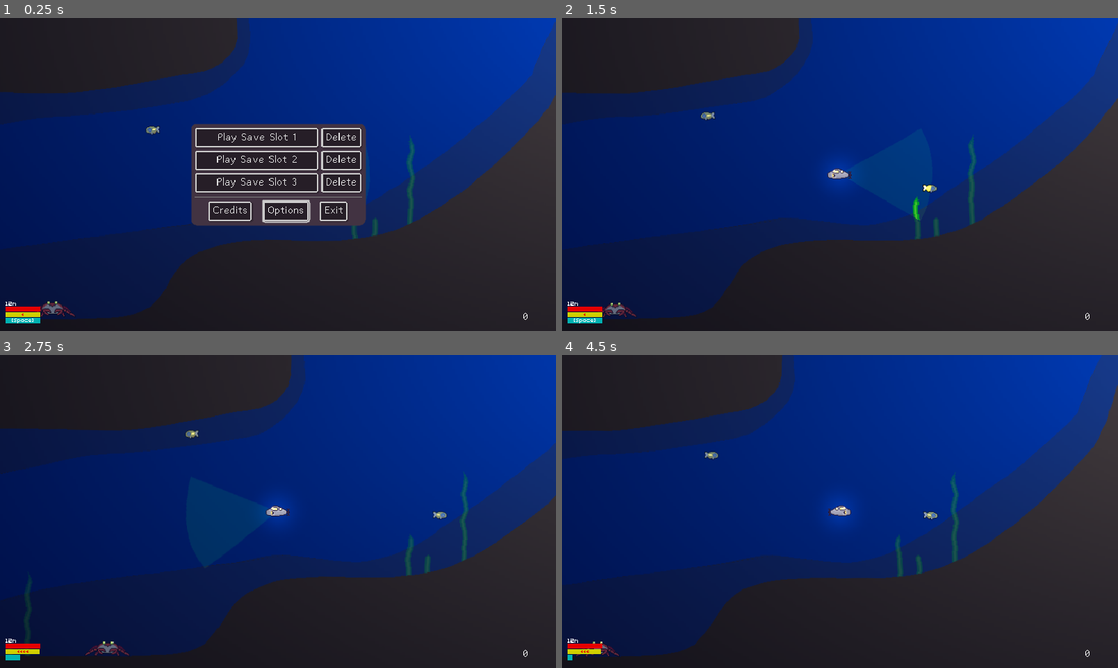
Above: before the commit, frames 1-4 (two rows, left to right).
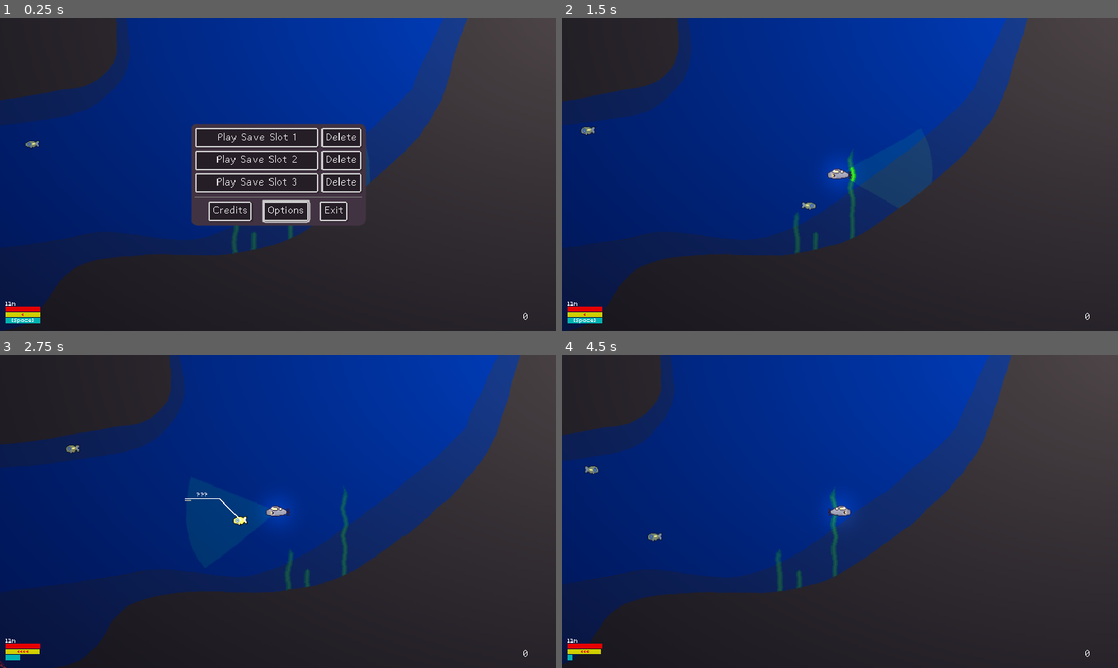
Above: after the commit, the same moments.

Repository: lupuchard/spooky-jam-submarine
Game: Godot game, scene res://Scene/Main.tscn
Two runs of this game, one before a commit and one after it. Both use one fixed random seed, a clock stepped at 60 frames per second and the inputs below.
Inputs (mouse positions are in pixels of both pictures, inside the frame that each line leads up to):
- Up to frame 1 (0.25 s): no input
- Up to frame 2 (1.5 s): move the mouse to (962, 158) at 0.52 s; hold Right (right) 0.53-1.25 s; hold Up (ascend) 0.53-1.25 s; click (962, 158) at 0.67 s; click "Play Save Slot 1" at 1.25 s
- Up to frame 3 (2.75 s): move the mouse to (166, 527) at 2.02 s; hold Left (left) from 2.03 s (still down); tap Space (dash) at 2.1 s
- Up to frame 4 (4.5 s): move the mouse to (895, 442) at 2.77 s; release Left (left) at 2.78 s; hold Right mouse button (toggle_light) 2.78-3.53 s; hold Right (right) 2.78-4.28 s; move the mouse to (812, 574) at 3.52 s; tap Up (ascend) at 3.6 s; click (812, 574) at 3.67 s; move the mouse to (1006, 558) at 4.27 s; hold Left (left) from 4.28 s (still down); hold Space (dash) from 4.28 s (still down)

The runs differ from the first frame. In frame 1, 24% of the frame differs, in the area x 0-100%, y 0-100%; in frame 2, 26%; in frame 3, 23%; in frame 4, 26%, in the area x 0-100%, y 0-99%.

Commit message:
Squid boss

Diff:
--- a/Fish/FishBehavior/SquidBehavior.gd
+++ b/Fish/FishBehavior/SquidBehavior.gd
@@ -1 +1,7 @@
 extends FishBehaviorBase
+
+func _init():
+
+
+func _behave(delta: float):
+	pass
--- /dev/null
+++ b/Fish/Pupil.gd
@@ -0,0 +1,6 @@
+extends Node2D
+
+var player: Player
+
+func _process(_delta: float):
+	look_at(player.global_position)
--- /dev/null
+++ b/Fish/Squid.gd
@@ -0,0 +1,77 @@
+extends Fish
+class_name Squid
+
+const PROJECTILE_COOLDOWN := 5.0
+const STRIKE_COOLDOWN := 8.2
+const PROJECTILE = preload("res://Fish/SquidProjectile.tscn")
+
+@export var engagement_range: float = 400.0
+
+@onready var striker := $Striker
+@onready var striker_indicator := $Striker/Indicator
+@onready var striker_arm := $Striker/Arm
+
+var projectile_cooldown: float = PROJECTILE_COOLDOWN
+var strike_cooldown: float = STRIKE_COOLDOWN
+var strike_timer := Timer.new()
+var striking := false
+
+func _ready():
+	%PupilOrigin.player = %Player
+	striker_arm.position.y = -10000
+
+	add_child(strike_timer)
+	strike_timer.one_shot = true
+	strike_timer.timeout.connect(func():
+		execute_strike()
+	)
+
+	super._ready()
+
+func _process(delta: float):
+	projectile_cooldown -= delta
+	strike_cooldown -= delta
+
+	if projectile_cooldown < 0.0:
+		shoot_projectile()
+		projectile_cooldown += PROJECTILE_COOLDOWN
+
+	if strike_cooldown < 0.0:
+		prepare_strike()
+		strike_cooldown += STRIKE_COOLDOWN
+
+	if striking:
+		Bubbler.spawn_bubbles(striker_arm.position, 1)
+
+	super._process(delta)
+
+func is_in_range():
+	return global_position.distance_squared_to(%Player.global_position) < pow(engagement_range, 2)
+
+func shoot_projectile():
+	var tween = create_tween()
+	tween.tween_interval(0.5)
+	tween.tween_callback(func():
+		var new_projectile: Node2D = PROJECTILE.instantiate()
+		add_child(new_projectile)
+		new_projectile.look_at(%Player.global_position)
+		Audio.play(preload("res://Assets/Sound/shot.mp3"), self, 0.0, 1.5)
+	)
+	tween.set_loops(3)
+
+func prepare_strike():
+	striker.position.x = randf_range(40.0, 160.0)
+	striker_indicator.visible = true
+	strike_timer.start(2.0)
+
+func execute_strike():
+	striking = true
+	striker_indicator.visible = false
+	striker_arm.position = Vector2(0, 600)
+	var tween = create_tween()
+	tween.tween_property(striker_arm, "position", Vector2(0, -600), 0.3)
+	tween.finished.connect(func():
+		striking = false
+		striker_arm.position.y = -10000
+	)
+	Audio.play(preload("res://Assets/Sound/woosh.mp3"), striker)
--- /dev/null
+++ b/Fish/Squid.tscn
@@ -0,0 +1,116 @@
+[gd_scene load_steps=17 format=3 uid="uid://0r6bklr4oem0"]
+
+[ext_resource type="Script" uid="uid://ca8xinrw31bjm" path="res://Fish/Squid.gd" id="1_3nm4y"]
+[ext_resource type="Texture2D" uid="uid://cbmuum05nftvc" path="res://Assets/Fish/Squid/Head.png" id="2_b1h7b"]
+[ext_resource type="Texture2D" uid="uid://6rkr16fsb6jf" path="res://Assets/Fish/Squid/TentaclesBack.png" id="2_u7tde"]
+[ext_resource type="Script" uid="uid://0noewew85hyl" path="res://Fish/Swing.gd" id="3_3nm4y"]
+[ext_resource type="Material" uid="uid://wmfpwdegbfnq" path="res://Scene/IgnoreLight.tres" id="3_bsjk5"]
+[ext_resource type="Texture2D" uid="uid://dyla6npe7jvts" path="res://Assets/Fish/Squid/Pupil.png" id="3_bxh7v"]
+[ext_resource type="Texture2D" uid="uid://cbt34ww8tqjdd" path="res://Assets/Fish/Squid/TentaclesFront.png" id="3_pvegy"]
+[ext_resource type="Texture2D" uid="uid://duhanxg8mc6yo" path="res://Assets/Fish/Squid/Eye.png" id="4_u7tde"]
+[ext_resource type="Script" uid="uid://c0ivf8uuykoho" path="res://Fish/Pupil.gd" id="8_h7fj7"]
+[ext_resource type="Texture2D" uid="uid://bj1fi2bekr7ho" path="res://Assets/Fish/Squid/Background.png" id="10_h7fj7"]
+[ext_resource type="Script" uid="uid://b4jsfjnutuo3d" path="res://Fish/SquidArm.gd" id="10_rcv5j"]
+[ext_resource type="AudioStream" uid="uid://qkhtxf42yf4k" path="res://Assets/Sound/boss.mp3" id="12_8fday"]
+
+[sub_resource type="Gradient" id="Gradient_8fday"]
+interpolation_mode = 2
+colors = PackedColorArray(1, 1, 1, 1, 0, 0, 0, 0)
+
+[sub_resource type="GradientTexture2D" id="GradientTexture2D_6yyvl"]
+gradient = SubResource("Gradient_8fday")
+width = 256
+height = 256
+fill = 1
+fill_from = Vector2(0.5, 0.5)
+fill_to = Vector2(0.5, 0)
+
+[sub_resource type="CircleShape2D" id="CircleShape2D_pvegy"]
+radius = 60.299255
+
+[sub_resource type="CapsuleShape2D" id="CapsuleShape2D_rcv5j"]
+height = 390.0
+
+[node name="Squid" type="StaticBody2D"]
+script = ExtResource("1_3nm4y")
+fish_type = 11
+bob_amount = 10.0
+size = 15.0
+study_speed = 0.1
+study_reward_factor = 10.0
+metadata/_custom_type_script = "uid://cvn0cn84nf1em"
+
+[node name="Body" type="Node2D" parent="."]
+
+[node name="TentaclesBack" type="Sprite2D" parent="Body"]
+position = Vector2(-33, 47)
+rotation = 0.28489378
+texture = ExtResource("2_u7tde")
+script = ExtResource("3_3nm4y")
+ANGLE_MIN = -15.0
+ANGLE_MAX = 15.0
+PERIOD = 5.5
+
+[node name="TentaclesFront" type="Sprite2D" parent="Body"]
+z_index = 1
+position = Vector2(-34, 28)
+rotation = 0.14455836
+texture = ExtResource("3_pvegy")
+script = ExtResource("3_3nm4y")
+ANGLE_MIN = -10.0
+ANGLE_MAX = 10.0
+PERIOD = 4.0
+
+[node name="Head" type="Sprite2D" parent="Body"]
+position = Vector2(-34, 27)
+texture = ExtResource("2_b1h7b")
+
+[node name="Eye" type="Sprite2D" parent="Body/Head"]
+material = ExtResource("3_bsjk5")
+position = Vector2(34, -27)
+texture = ExtResource("4_u7tde")
+
+[node name="PupilOrigin" type="Node2D" parent="Body/Head/Eye"]
+unique_name_in_owner = true
+script = ExtResource("8_h7fj7")
+
+[node name="Pupil" type="Sprite2D" parent="Body/Head/Eye/PupilOrigin"]
+material = ExtResource("3_bsjk5")
+position = Vector2(13, 0)
+texture = ExtResource("3_bxh7v")
+
+[node name="PointLight2D" type="PointLight2D" parent="Body/Head/Eye"]
+color = Color(1, 1, 0.16470589, 1)
+texture = SubResource("GradientTexture2D_6yyvl")
+
+[node name="CollisionShape2D" type="CollisionShape2D" parent="."]
+shape = SubResource("CircleShape2D_pvegy")
+
+[node name="Striker" type="Node2D" parent="."]
+position = Vector2(160, 1)
+
+[node name="Indicator" type="Line2D" parent="Striker"]
+visible = false
+material = ExtResource("3_bsjk5")
+position = Vector2(4.0000005, 0)
+rotation = 0.0026211985
+points = PackedVector2Array(0, -330, 0, 330)
+width = 2.0
+default_color = Color(1, 1, 0, 1)
+
+[node name="Arm" type="Area2D" parent="Striker"]
+position = Vector2(3, 25)
+script = ExtResource("10_rcv5j")
+
+[node name="Sprite2D" type="Sprite2D" parent="Striker/Arm"]
+texture = ExtResource("10_h7fj7")
+
+[node name="CollisionShape2D" type="CollisionShape2D" parent="Striker/Arm"]
+position = Vector2(1, -1)
+shape = SubResource("CapsuleShape2D_rcv5j")
+
+[node name="UnstudiedSound" type="AudioStreamPlayer2D" parent="."]
+stream = ExtResource("12_8fday")
+volume_db = 5.0
+autoplay = true
+max_distance = 600.0
--- /dev/null
+++ b/Fish/SquidArm.gd
@@ -0,0 +1,18 @@
+extends Area2D
+
+@export var damage: float = 3.0
+
+func _ready():
+	collision_layer = 1
+	collision_mask = 1
+
+	body_entered.connect(func(player):
+		if player is Player:
+			on_collide_with_player(player)
+	)
+
+func _process(delta: float) -> void:
+	position += Vector2.from_angle(rotation) * 10.0 * delta
+
+func on_collide_with_player(player: Player) -> void:
+	player.handle_damage(damage, rotation, 1.0)
--- a/Fish/SquidProjectile.tscn
+++ b/Fish/SquidProjectile.tscn
@@ -9,7 +9,7 @@
 
 [node name="Spike" type="Area2D"]
 script = ExtResource("1_3sy33")
-damage = 6.0
+speed = 70.0
 
 [node name="Sprite2D" type="Sprite2D" parent="."]
 modulate = Color(1, 1, 0, 1)
--- /dev/null
+++ b/Fish/Swing.gd
@@ -0,0 +1,16 @@
+extends Sprite2D
+
+@export var ANGLE_MIN: float
+@export var ANGLE_MAX: float
+@export var PERIOD: float
+var tween: Tween
+
+func _ready():
+	rotation = deg_to_rad(ANGLE_MIN)
+
+	tween = create_tween()
+	var prop_to = tween.tween_property(self, "rotation", deg_to_rad(ANGLE_MAX), PERIOD)
+	prop_to.set_ease(Tween.EASE_IN_OUT).set_trans(Tween.TRANS_SINE)
+	var prop_from = tween.tween_property(self, "rotation", deg_to_rad(ANGLE_MIN), PERIOD)
+	prop_from.set_ease(Tween.EASE_IN_OUT).set_trans(Tween.TRANS_SINE)
+	tween.set_loops()
--- a/Player/Player.gd
+++ b/Player/Player.gd
@@ -127,7 +127,7 @@
 	var hull_upgrade := Upgrade.new("Hull", [Stat.Health, Stat.MaxDepth])
 	hull_upgrade.costs = [0, 20, 50, 80]
 	hull_upgrade.values.append(PackedFloat64Array([10.0, 15.0, 20.0, 30.0])) # Health
-	hull_upgrade.values.append(PackedFloat64Array([10000.0, 2000.0, 3000.0, 4000.0])) # Max Depth
+	hull_upgrade.values.append(PackedFloat64Array([1000.0, 2000.0, 3000.0, 4000.0])) # Max Depth
 	upgrades[UpgradeType.Hull] = hull_upgrade
 
 	var speed_upgrade := Upgrade.new("Speed", [Stat.Speed])
--- a/Scene/Main.tscn
+++ b/Scene/Main.tscn
@@ -34,9 +34,8 @@
 [ext_resource type="PackedScene" uid="uid://bj245sdiil54s" path="res://Fish/RubyCrab.tscn" id="22_cd6bo"]
 [ext_resource type="Script" uid="uid://osbbycaixnfu" path="res://Scene/Ripple.gd" id="24_45d3w"]
 [ext_resource type="PackedScene" uid="uid://iioqn0155kfg" path="res://Scene/Anomaly.tscn" id="24_n044j"]
-[ext_resource type="PackedScene" uid="uid://cricxku75pjhg" path="res://Fish/SquidEye.tscn" id="25_cd6bo"]
 [ext_resource type="PackedScene" uid="uid://t8n82ht1w1g" path="res://Fish/Viperfish.tscn" id="25_clf5q"]
-[ext_resource type="PackedScene" uid="uid://c2q00q3c2kntv" path="res://Fish/Tentacle.tscn" id="25_jupvq"]
+[ext_resource type="PackedScene" uid="uid://0r6bklr4oem0" path="res://Fish/Squid.tscn" id="26_clf5q"]
 [ext_resource type="PackedScene" uid="uid://lfaytddnu6xl" path="res://Gui/SaveSlotRow.tscn" id="26_g6i1l"]
 [ext_resource type="Script" uid="uid://b0v75jlp5h57g" path="res://Gui/MainMenu.gd" id="27_sssj8"]
 [ext_resource type="Script" uid="uid://c76w1suyhbr6m" path="res://Scene/WallPath.gd" id="28_clf5q"]
@@ -409,12 +408,6 @@
 "points": PackedVector2Array(0, 0, 0, 0, -1671.39, 1975.5048, 11.103493, -56.755936, -11.103493, 56.755936, -1821.534,  …(881 unchanged characters)…
 }
 point_count = 16
-
-[sub_resource type="Curve2D" id="Curve2D_xwk4e"]
-_data = {
-"points": PackedVector2Array(17.10402, 60.511864, -17.10402, -60.511864, -1634.906, 1943.0409, 0, 0, 0, 0, -1660.0698, 1818.6552, 24.876453, 82.76067, -24.876453, -82.76067, -1681.6775, 1724.3254, 63.02579, 6.191696, -63.02579, -6.191696, -1803.0823, 1615.5186, 28.077415, -69.46475, -28.077415, 69.46475, -1969.2617, 1694.0702, -10.982576, -121.1373, 10.982576, 121.1373, -2029.9221, 1941.2004, -70.5229, -58.14894, 70.5229, 58.14894, -1936.0374, 2152.6116, -61.63851, 52.43778, 61.63851, -52.43778, -1635.2478, 2169.0605, 0, 0, 0, 0, -1634.906, 1943.0409)
-}
-point_count = 9
 
 [sub_resource type="FastNoiseLite" id="FastNoiseLite_m0bfr"]
 
@@ -472,7 +465,6 @@
 
 [node name="CanvasModulate" type="CanvasModulate" parent="."]
 unique_name_in_owner = true
-visible = false
 position = Vector2(6, 6)
 color = Color(0, 0, 0.12156863, 1)
 
@@ -506,7 +498,7 @@
 
 [node name="Player" type="CharacterBody2D" parent="World"]
 unique_name_in_owner = true
-position = Vector2(-407, 249)
+position = Vector2(-241, 229)
 collision_layer = 9
 collision_mask = 9
 script = ExtResource("1_rgh2o")
@@ -994,11 +986,6 @@
 contact_damage = 9.0
 path = NodePath("../../FishPaths/BigFishPath2")
 
-[node name="Krait3" parent="World/Fish" node_paths=PackedStringArray("path") instance=ExtResource("14_reyx0")]
-position = Vector2(-1092, 2742)
-contact_damage = 9.0
-path = NodePath("../../FishPaths/BigFishPath3")
-
 [node name="Angler2" parent="World/Fish" instance=ExtResource("7_jw32o")]
 position = Vector2(-290, 1341)
 flip = true
@@ -1042,22 +1029,6 @@
 [node name="EvilFish2" parent="World/Fish" instance=ExtResource("42_cjptb")]
 position = Vector2(685, 1960)
 
-[node name="SquidEye" parent="World/Fish" instance=ExtResource("25_cd6bo")]
-z_index = -1
-position = Vector2(-3379, 3297)
-
-[node name="Tentacle" parent="World/Fish/SquidEye" instance=ExtResource("25_jupvq")]
-position = Vector2(-38, 213)
-
-[node name="Tentacle3" parent="World/Fish/SquidEye" instance=ExtResource("25_jupvq")]
-position = Vector2(-119, 210)
-
-[node name="Tentacle4" parent="World/Fish/SquidEye" instance=ExtResource("25_jupvq")]
-position = Vector2(107, 214)
-
-[node name="Tentacle2" parent="World/Fish/SquidEye" instance=ExtResource("25_jupvq")]
-position = Vector2(28, 219)
-
 [node name="Viperfish" parent="World/Fish" instance=ExtResource("25_clf5q")]
 position = Vector2(-1917, 740)
 
@@ -1067,6 +1038,9 @@
 [node name="Viperfish3" parent="World/Fish" instance=ExtResource("25_clf5q")]
 position = Vector2(-906, 1909)
 flip = true
+
+[node name="Squid" parent="World/Fish" instance=ExtResource("26_clf5q")]
+position = Vector2(-1225, 3015)
 
 [node name="FishPaths" type="Node2D" parent="World"]
 
@@ -1081,12 +1055,6 @@
 position = Vector2(-3189.9998, 337.00006)
 rotation = -1.5855815
 curve = SubResource("Curve2D_wd3ae")
-
-[node name="BigFishPath3" type="Path2D" parent="World/FishPaths"]
-modulate = Color(0, 0, 0, 1)
-position = Vector2(-3181.9998, 1171.9999)
-rotation = -1.5855815
-curve = SubResource("Curve2D_xwk4e")
 
 [node name="Anomalies" type="Node2D" parent="World"]
 unique_name_in_owner = true
Binary file changed: Assets/Fish/Squid/Background.png
Binary file added: Assets/Fish/Squid/Eye.png
Not shown, added: Assets/Fish/Squid/Eye.png.import
Binary file added: Assets/Fish/Squid/Head.png
Not shown, added: Assets/Fish/Squid/Head.png.import
Binary file added: Assets/Fish/Squid/Pupil.png
Not shown, added: Assets/Fish/Squid/Pupil.png.import
Binary file added: Assets/Fish/Squid/TentaclesBack.png
Not shown, added: Assets/Fish/Squid/TentaclesBack.png.import
Binary file added: Assets/Fish/Squid/TentaclesFront.png
Not shown, added: Assets/Fish/Squid/TentaclesFront.png.import
Not shown, added: Assets/Sound/shot.mp3.import
(and 10 more such lines)
